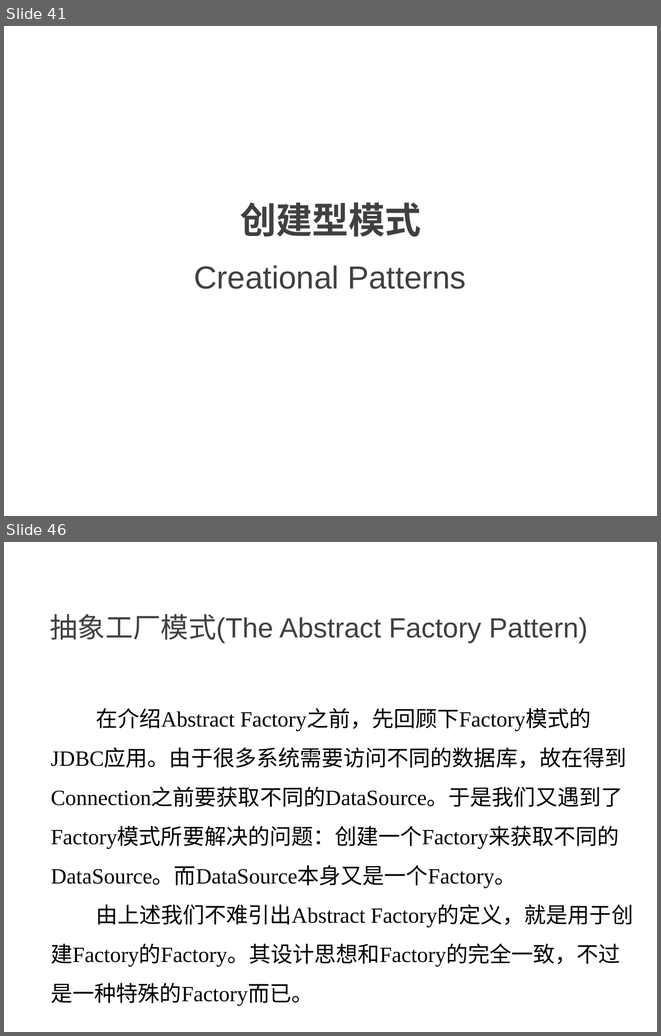
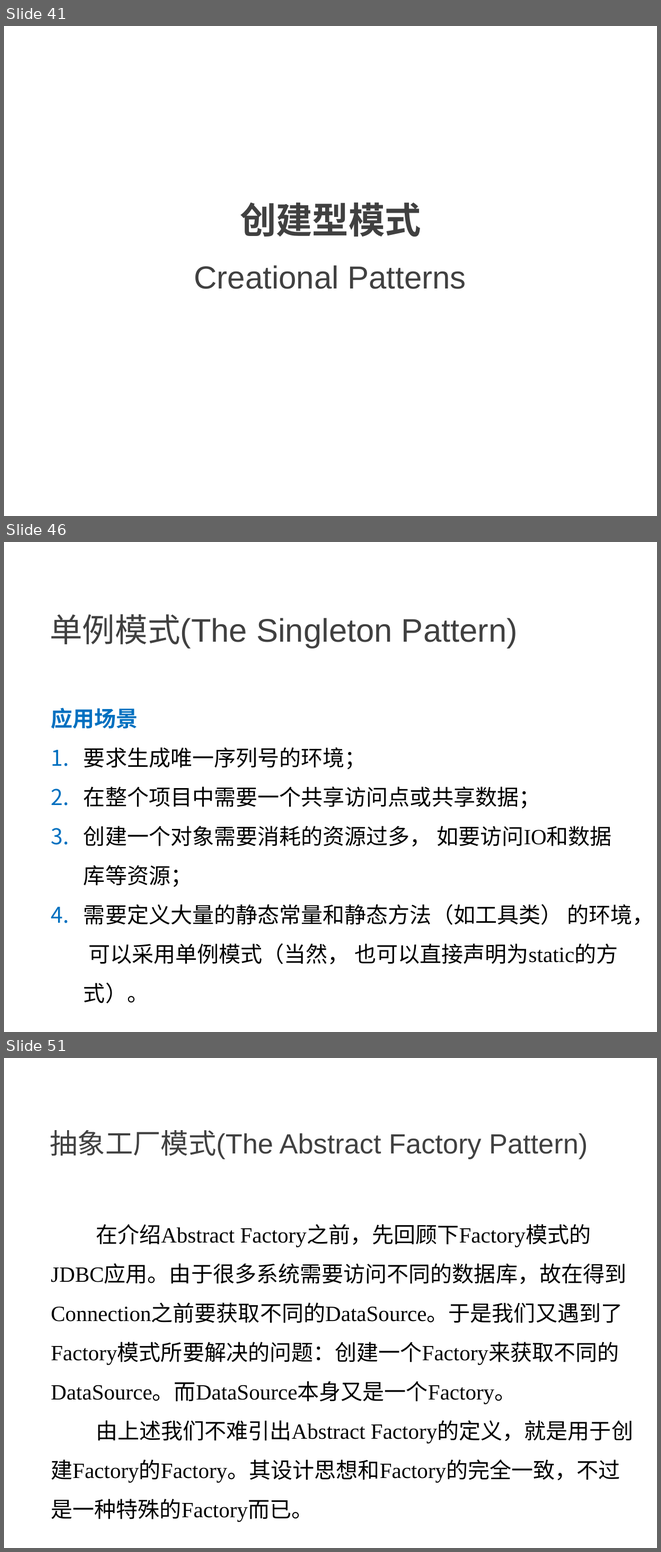
Before and after one commit to NewGr8Player/My-PPT, a slide deck: Design pattern/23种设计模式详解.pptx. Shown one above the other, each under a label of ours: slides 41 and 46 before the commit, slides 41, 46 and 51 after it; the slides between them are not shown. The pictures are 661x1036 and 661x1552 pixels, drawn with LibreOffice and Linux fonts; fonts in the diff are those of the drawing. Boxes give left, top, right and bottom in pixels: in the first picture for what was removed or moved away, otherwise in the second. Text is boxed around its words. In the diff, an @@ line names an element or a change of style, - is before the commit and + after.

Commit message:
Add 单例模式

```diff
--- a/Design pattern/23种设计模式详解.pptx
+++ b/Design pattern/23种设计模式详解.pptx
@@ slide 46 added at [4, 542, 657, 1032], background #FFFFFF @@
@@ text added at [50, 614, 518, 649], 36 pt, text #404040 @@
+单例模式(The Singleton Pattern)
@@ text added at [51, 707, 654, 1003], 24 pt, text #000000 @@
+应用场景
+1. 要求生成唯一序列号的环境；
+2. 在整个项目中需要一个共享访问点或共享数据；
+3. 创建一个对象需要消耗的资源过多， 如要访问IO和数据库等资源；
+4. 需要定义大量的静态常量和静态方法（如工具类） 的环境， 可以采用单例模式（当然， 也可以直接声明为static的方式）。
@@ what was slide 46 is now slide 51 @@
```
Also in this commit, not shown: 4 slides changed, 4 other slides added.
